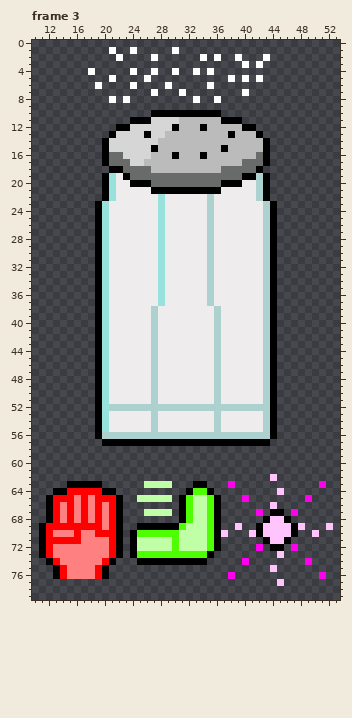
A pixel-art file gets an edit: GWS/Sprites/HUD/salt.aseprite. Above: the version before the commit.
64x80 pixels, 3 frames. Shown: frame 3: x 10..53, y 0..79.
And afterwards:
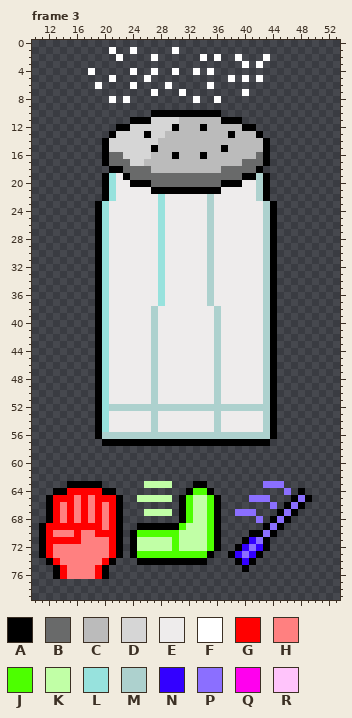
Palette (. is transparent): A #000000  B #696a6a  C #bbbbbb  D #d6d6d6  E #eeecec  F #ffffff  G #ff0000  H #ff8080  J #4dff00  K #c1ffa6  L #97e2dd  M #add1ce  N #3300ff  P #8b6fff  Q #ff00ee  R #ffc4fb
The exact change:
Frame 3:
y 62: x 44 R -> .
y 63: x 38 Q -> .; x 43..45 ... -> PPP; x 51 Q -> .
y 64: x 45..46 R. -> .P; x 48 . -> A
y 65: x 40..43 Q... -> .PPP; x 47..49 ..Q -> APA
y 66: x 44 R -> P; x 46..48 ... -> APA
y 67: x 39..42 ...Q -> PPP.; x 44 A -> .; x 46..47 .Q -> PA
y 68: x 42..45 .ARR -> P.AP
y 69: x 39 R -> .; x 42..48 ARRRRAR -> .APA...; x 52 R -> .
y 70: x 37 R -> .; x 41 R -> A; x 43..47 RRRRA -> PA...; x 50 R -> .
y 71: x 40..42 ... -> ANP; x 44..46 RRA -> ...
y 72: x 39..45 ...Q.AA -> ANPNA..; x 47 Q -> .
y 73: x 38..42 ..... -> ANPNA; x 45 R -> .
y 74: x 39..41 .Q. -> ANA; x 49 Q -> .
y 75: x 40 . -> A; x 44 R -> .
y 76: x 38 Q -> .; x 51 Q -> .
y 77: x 45 R -> .
